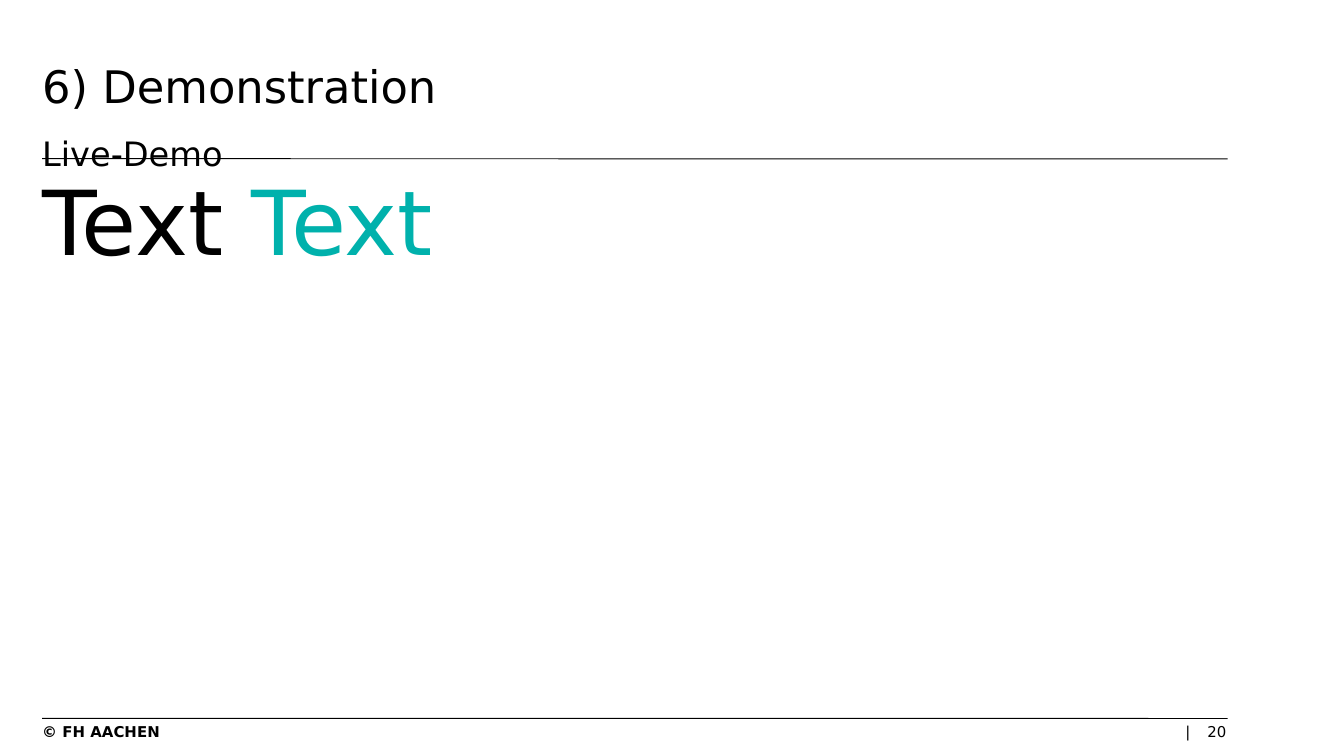
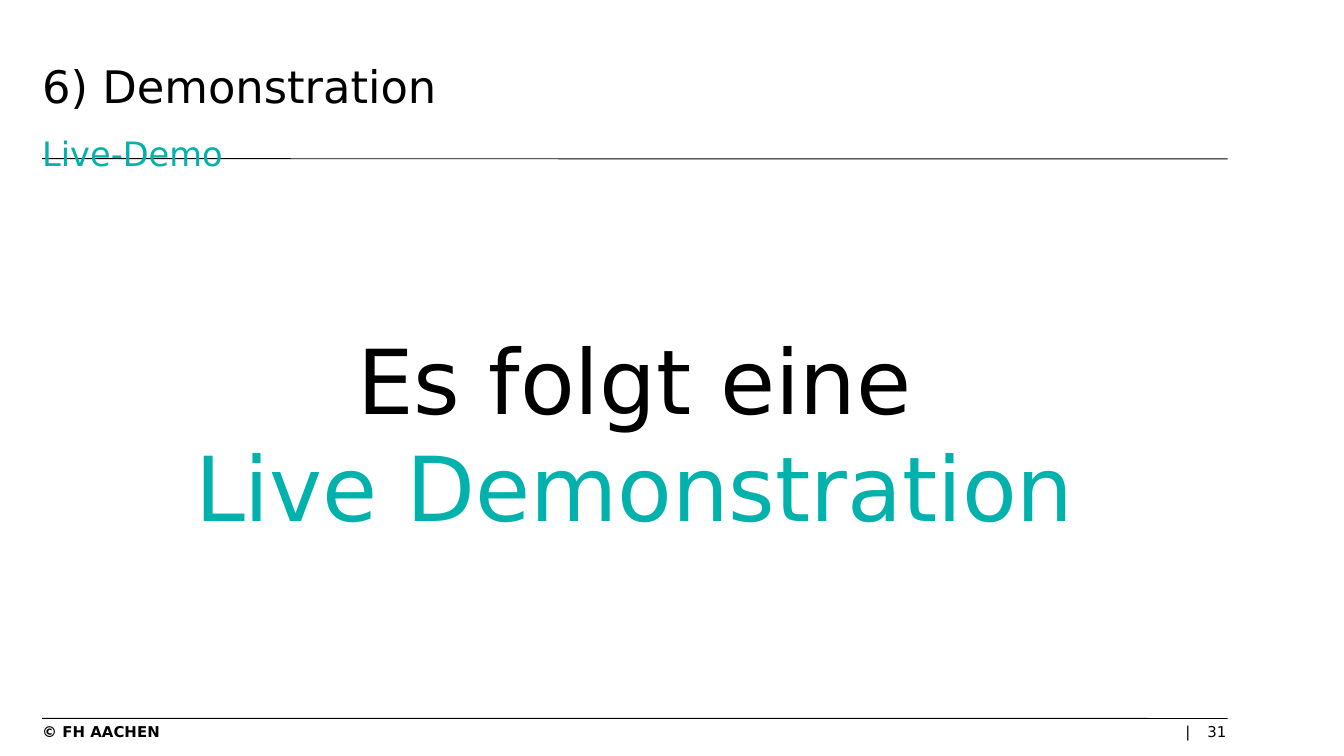
Before and after one commit to levithas/Bachelorprojekt, a slide deck: slide 31 of Dokumentation/Präsentation.pptx (slide 20 before the commit). Drawn at 1344x756 pixels with LibreOffice and Linux fonts; fonts in the diff are those of the drawing; background and template pictures are left out. Boxes give left, top, right and bottom in pixels: in the first picture for what was removed or moved away, otherwise in the second. Text is boxed around its words. In the diff, an @@ line names an element or a change of style, - is before the commit and + after.

```diff
--- a/Dokumentation/Präsentation.pptx
+++ b/Dokumentation/Präsentation.pptx
@@ title "6) Demonstration Live-Demo" at (x1=42, y1=69, x2=436, y2=167): text colour #000000 to #00B1AC in "Live-Demo" @@
@@ text "Es folgt eine" at (x1=195, y1=346, x2=1073, y2=523): vertical alignment top to middle @@
@@ text at (x1=195, y1=346, x2=1073, y2=523): text changed; text colour #000000 to #00B1AC @@
-Text Text
+Es folgt eine
+Live Demonstration
@@ page number at (x1=1207, y1=726, x2=1226, y2=738): text changed @@
-20
+31
```
Also in this commit, not shown: 15 other slides changed, 16 slides added, 5 slides removed, 4 other files.
